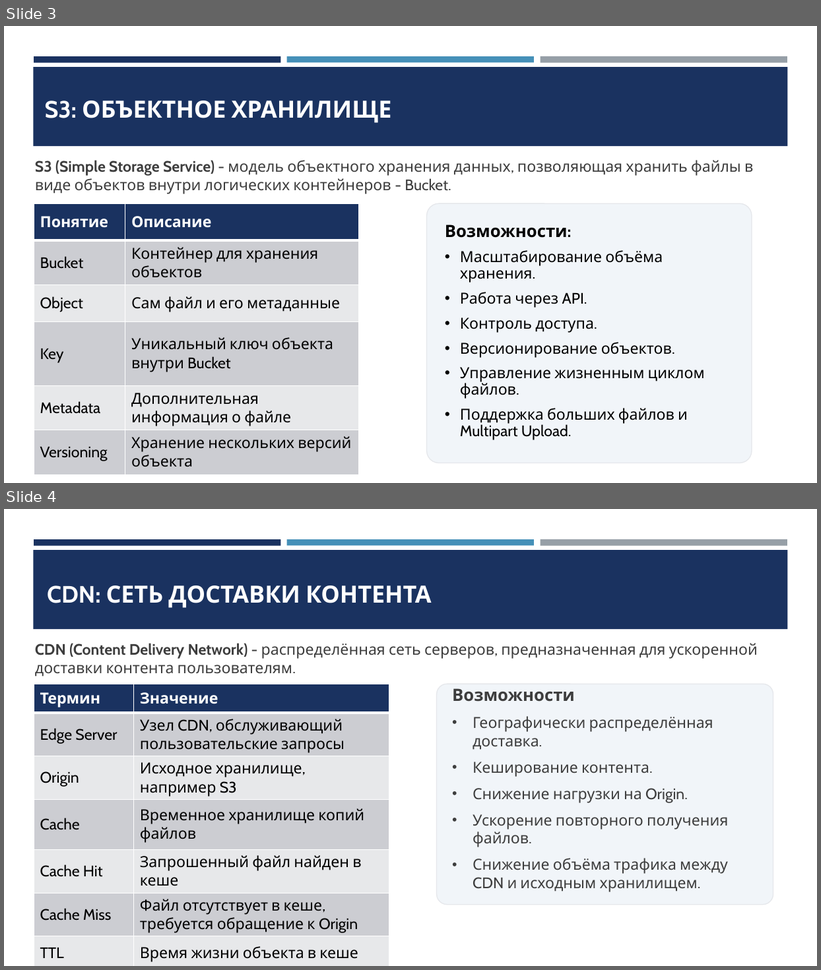
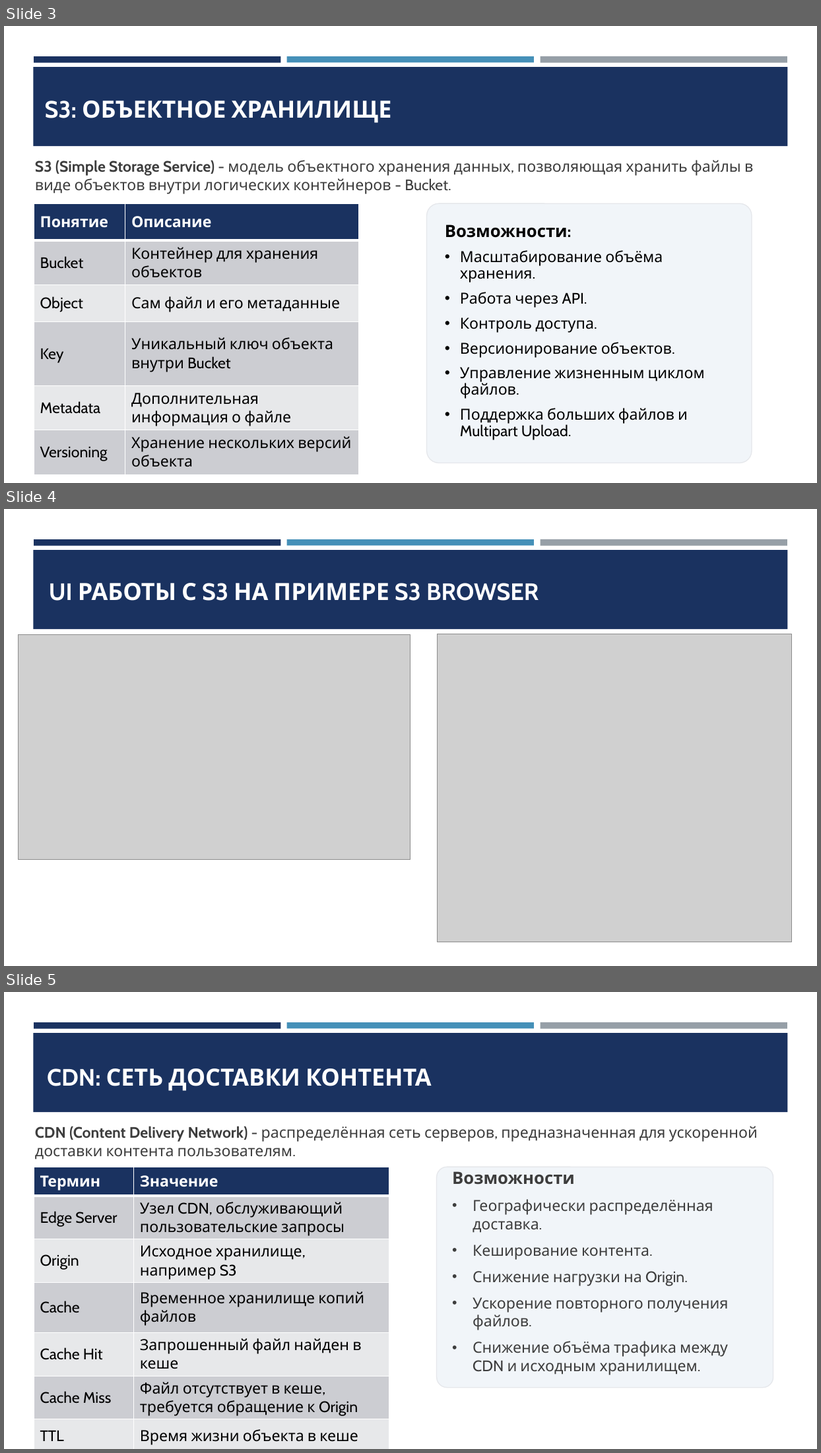
Before and after one commit to lizardgold/Presentation-CDN-S3, a slide deck: Презентация CDN + S3.pptx. Shown one above the other, each under a label of ours: slides 3 and 4 before the commit, slides 3, 4 and 5 after it. The pictures are 821x970 and 821x1453 pixels, drawn with LibreOffice and Linux fonts; fonts in the diff are those of the drawing; grey boxes stand for pictures. Boxes give left, top, right and bottom in pixels: in the first picture for what was removed or moved away, otherwise in the second. Text is boxed around its words. In the diff, an @@ line names an element or a change of style, - is before the commit and + after.

Commit message:
Добавил слайд с примером UI

```diff
--- a/Презентация CDN + S3.pptx
+++ b/Презентация CDN + S3.pptx
@@ slide 4 added at (x1=4, y1=509, x2=817, y2=966), background #FFFFFF; not listed: 4 template elements that a slide beside it also shows @@
@@ title added at (x1=49, y1=583, x2=539, y2=601), 28 pt, text #FFFFFF, bold @@
+UI РАБОТЫ С S3 НА ПРИМЕРЕ S3 BROWSER
@@ picture added at (x1=18, y1=634, x2=411, y2=859) @@
@@ picture added at (x1=437, y1=634, x2=792, y2=943) @@
@@ what was slide 4 is now slide 5 @@
```
